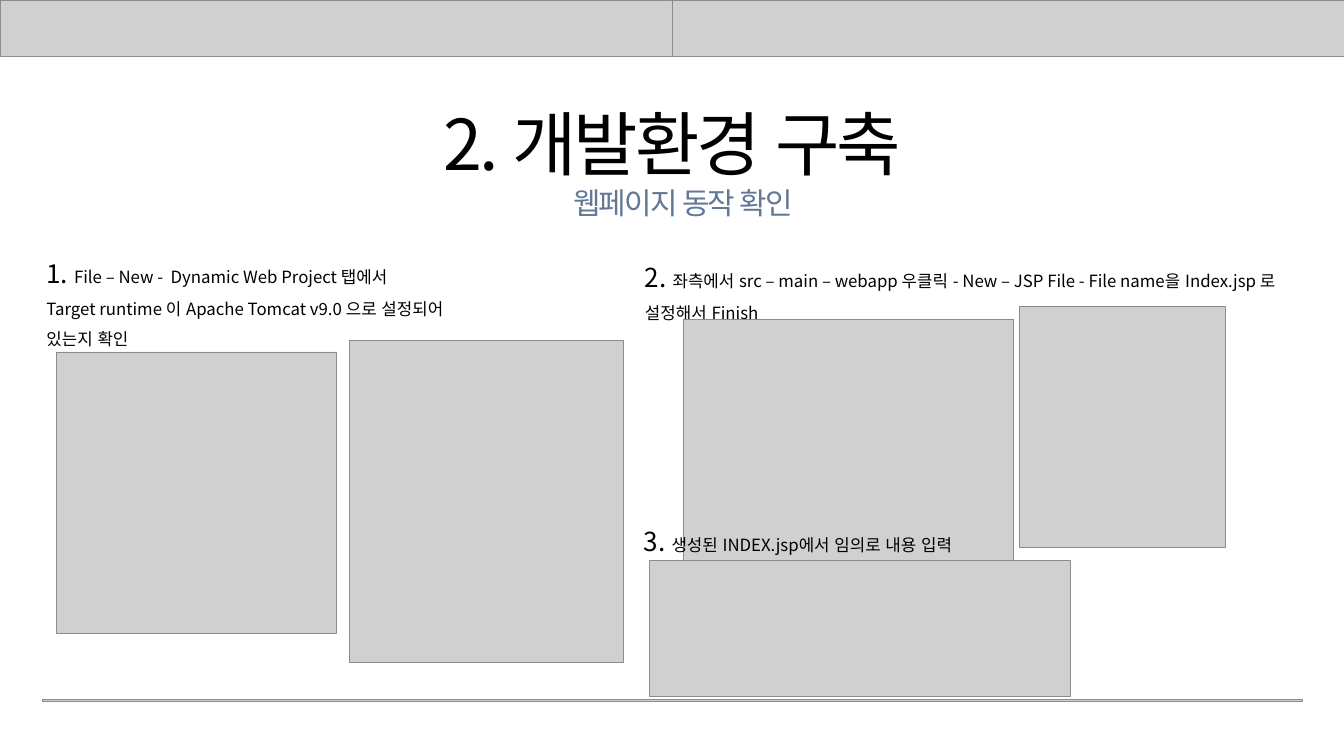
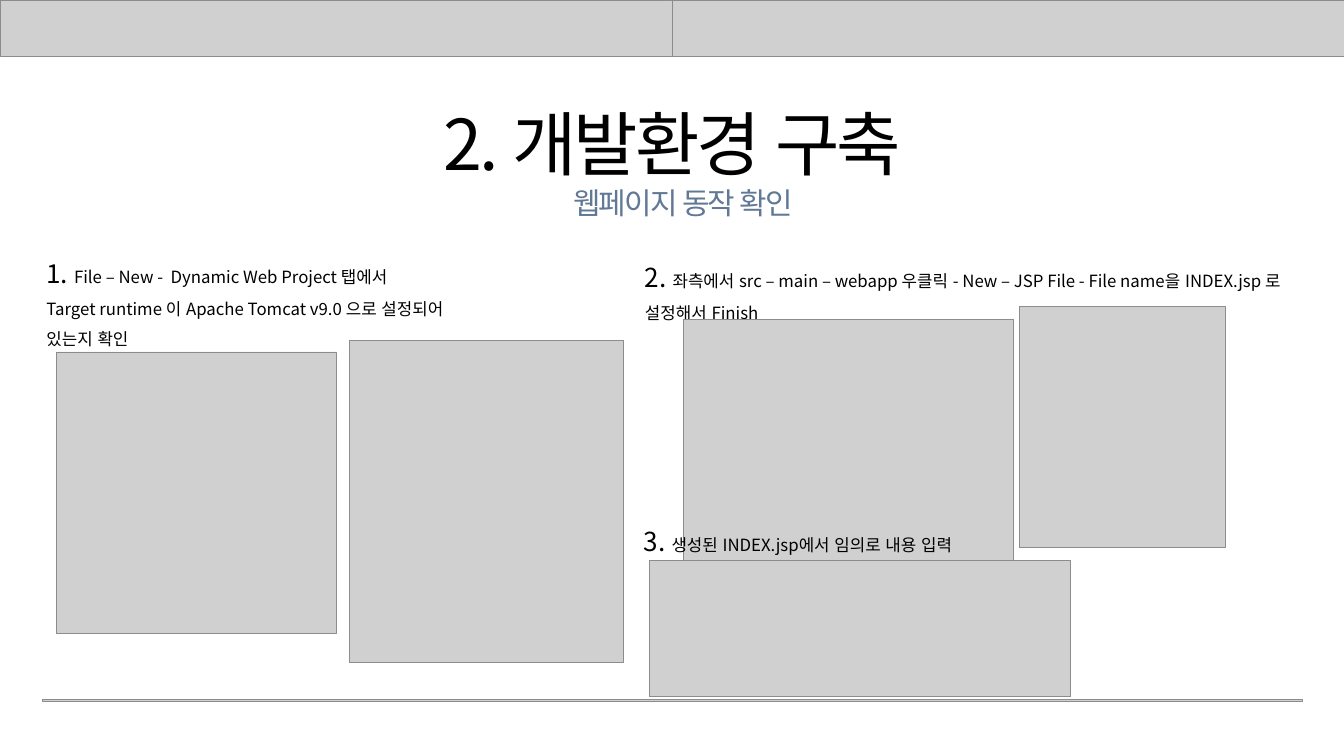
Before and after one commit to rombird/LEELEELIM, a slide deck: slide 17 of 응용SW기초기술활용.pptx. Drawn at 1344x756 pixels with LibreOffice and Linux fonts; fonts in the diff are those of the drawing; grey boxes stand for pictures. Boxes give left, top, right and bottom in pixels: in the first picture for what was removed or moved away, otherwise in the second. Text is boxed around its words. In the diff, an @@ line names an element or a change of style, - is before the commit and + after.

```diff
--- a/응용SW기초기술활용.pptx
+++ b/응용SW기초기술활용.pptx
@@ text at box(645, 267, 1280, 324): text changed @@
-2. 좌측에서 src – main – webapp 우클릭 - New – JSP File - File name을 Index.jsp 로 설정해서 Finish
+2. 좌측에서 src – main – webapp 우클릭 - New – JSP File - File name을 INDEX.jsp 로 설정해서 Finish
```
Also in this commit, not shown: 9 other slides changed, 2 slides added, 1 other file.
